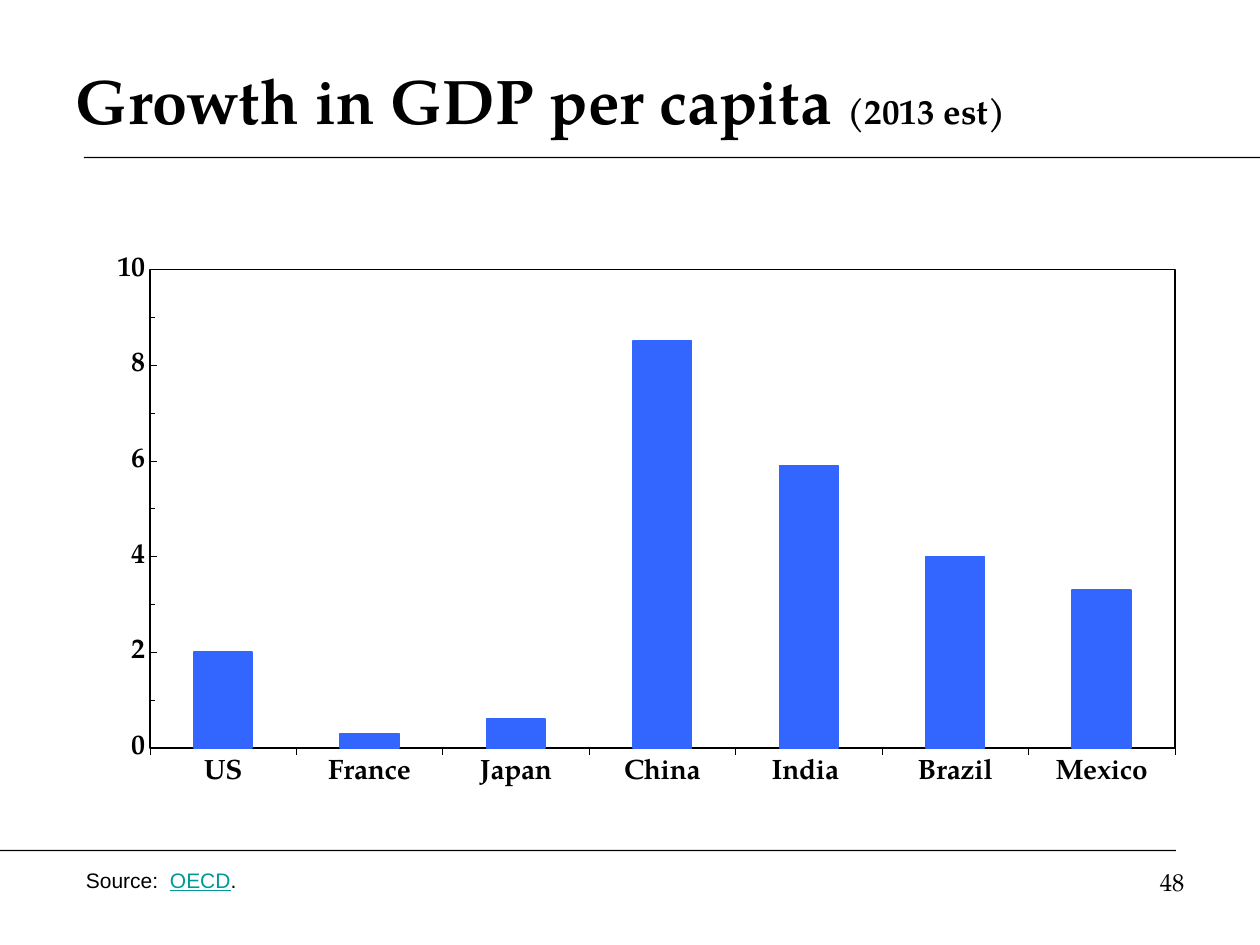
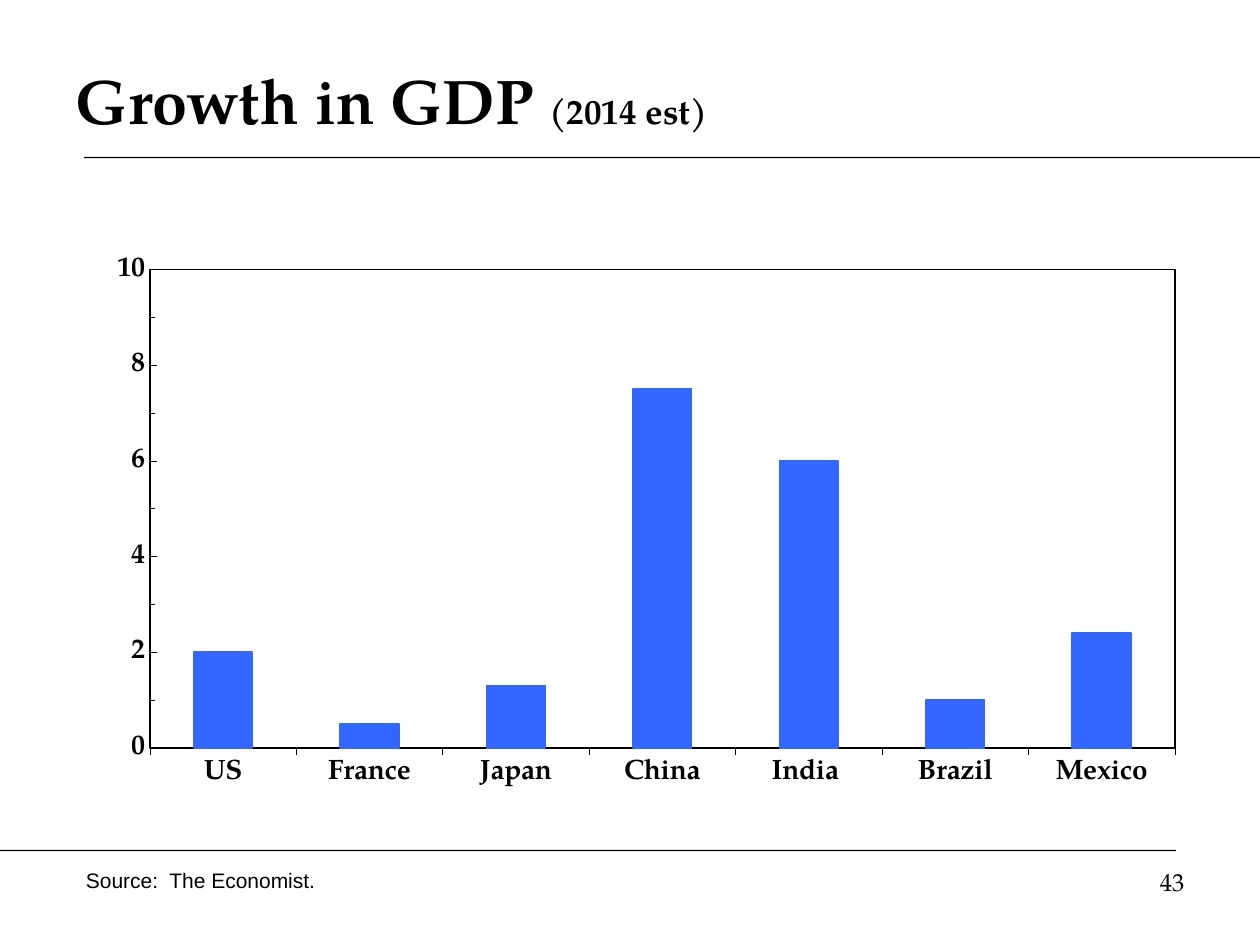
Before and after one commit to DaveBackus/Global_Economy, a slide deck: slide 43 of Slides/slides_intro_f14.pptx (slide 48 before the commit). Drawn at 1260x945 pixels with LibreOffice and Linux fonts; fonts in the diff are those of the drawing. Boxes give left, top, right and bottom in pixels: in the first picture for what was removed or moved away, otherwise in the second. Text is boxed around its words. In the diff, an @@ line names an element or a change of style, - is before the commit and + after.

```diff
--- a/Slides/slides_intro_f14.pptx
+++ b/Slides/slides_intro_f14.pptx
@@ title at box(76, 78, 708, 133): text changed @@
-Growth in GDP per capita (2013 est)
+Growth in GDP (2014 est)
@@ column chart at box(71, 228, 1187, 837) @@
-Series 1: 2, 0.3, 0.6, 8.5, 5.9, 4, 3.3
+Series 1: 2, 0.5, 1.3, 7.5, 6, 1, 2.4
@@ text at box(86, 872, 315, 889): text changed @@
-Source: OECD.
+Source: The Economist.
@@ page number at box(1160, 874, 1185, 892): text changed @@
-48
+43
```
Also in this commit, not shown: 38 other slides changed, 2 slides added, 11 slides removed, 14 other files.
